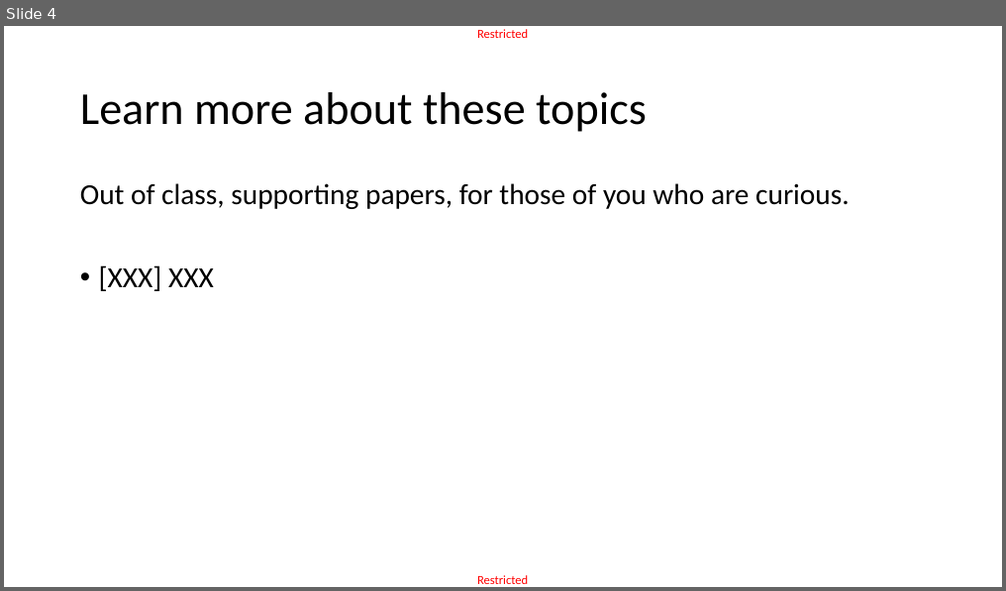
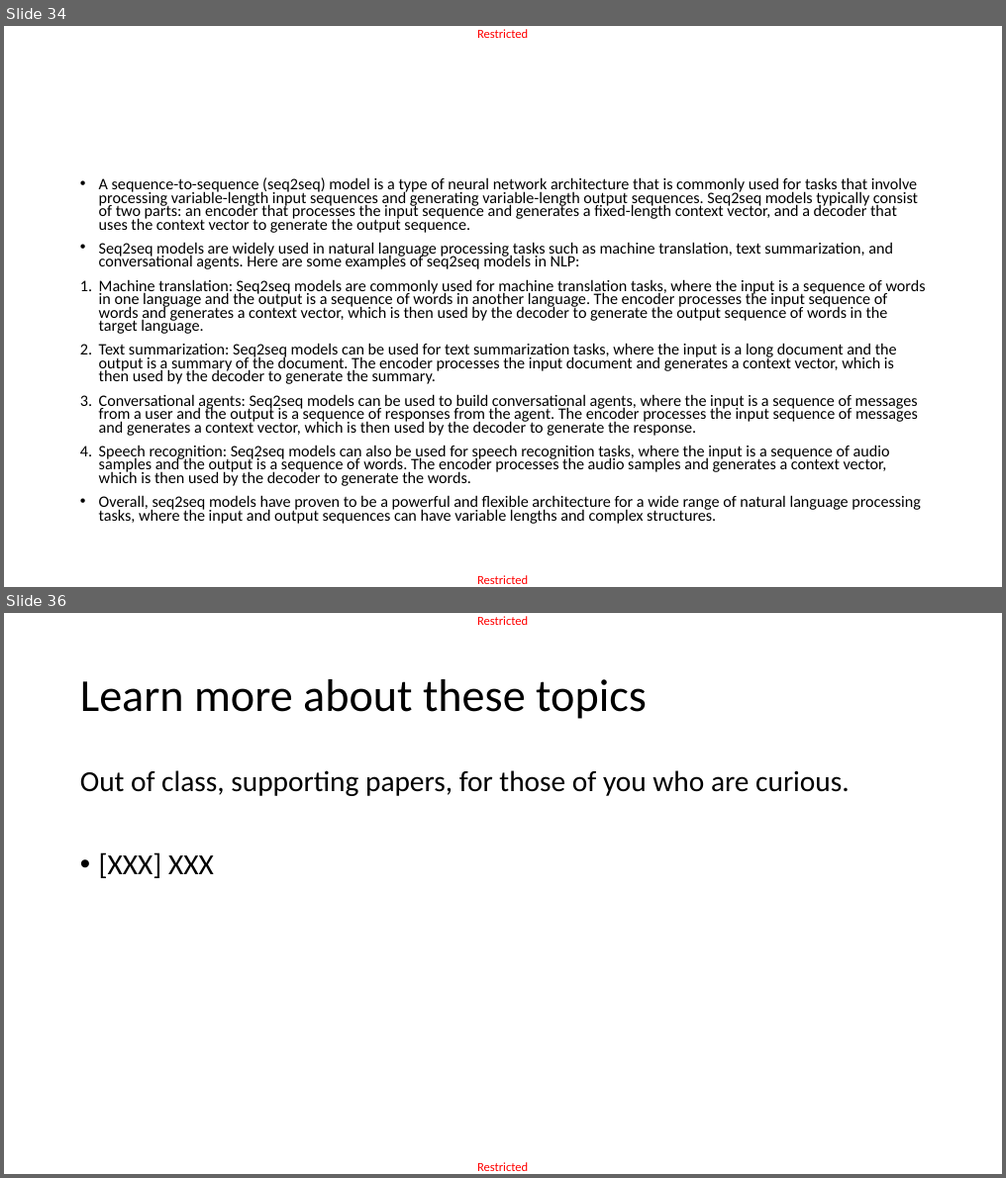
Before and after one commit to matthieudemari/SUTD_DL_50_039, a slide deck: W5/0. All/W5.pptx. Shown one above the other, each under a label of ours: slide 4 before the commit, slides 34 and 36 after it; the slides between them are not shown. The pictures are 1006x591 and 1006x1178 pixels, drawn with LibreOffice and Linux fonts; fonts in the diff are those of the drawing. Boxes give left, top, right and bottom in pixels: in the first picture for what was removed or moved away, otherwise in the second. Text is boxed around its words. In the diff, an @@ line names an element or a change of style, - is before the commit and + after.

```diff
--- a/W5/0. All/W5.pptx
+++ b/W5/0. All/W5.pptx
@@ slide 34 added at <box>4,26,1002,587</box>, background #FFFFFF; not listed: 2 template elements that a slide beside it also shows @@
@@ text added at <box>99,177,926,524</box>, 15.4 pt, text #000000 @@
+• A sequence-to-sequence (seq2seq) model is a type of neural network architecture that is commonly used for tasks that involve processing variable-length input sequences and generating variable-length output sequences. Seq2seq models typically consist of two parts: an encoder that processes the input sequence and generates a fixed-length context vector, and a decoder that uses the context vector to generate the output sequence.
+• Seq2seq models are widely used in natural language processing tasks such as machine translation, text summarization, and conversational agents. Here are some examples of seq2seq models in NLP:
+1. Machine translation: Seq2seq models are commonly used for machine translation tasks, where the input is a sequence of words in one language and the output is a sequence of words in another language. The encoder processes the input sequence of words and generates a context vector, which is then used by the decoder to generate the output sequence of words in the target language.
+2. Text summarization: Seq2seq models can be used for text summarization tasks, where the input is a long document and the output is a summary of the document. The encoder processes the input document and generates a context vector, which is then used by the decoder to generate the summary.
+3. Conversational agents: Seq2seq models can be used to build conversational agents, where the input is a sequence of messages from a user and the output is a sequence of responses from the agent. The encoder processes the input sequence of messages and generates a context vector, which is then used by the decoder to generate the response.
+4. Speech recognition: Seq2seq models can also be used for speech recognition tasks, where the input is a sequence of audio samples and the output is a sequence of words. The encoder processes the audio samples and generates a context vector, which is then used by the decoder to generate the words.
+• Overall, seq2seq models have proven to be a powerful and flexible architecture for a wide range of natural language processing tasks, where the input and output sequences can have variable lengths and complex structures.
@@ what was slide 4 is now slide 36 @@
```
Also in this commit, not shown: 3 slides changed, 32 other slides added, 6 other files.
